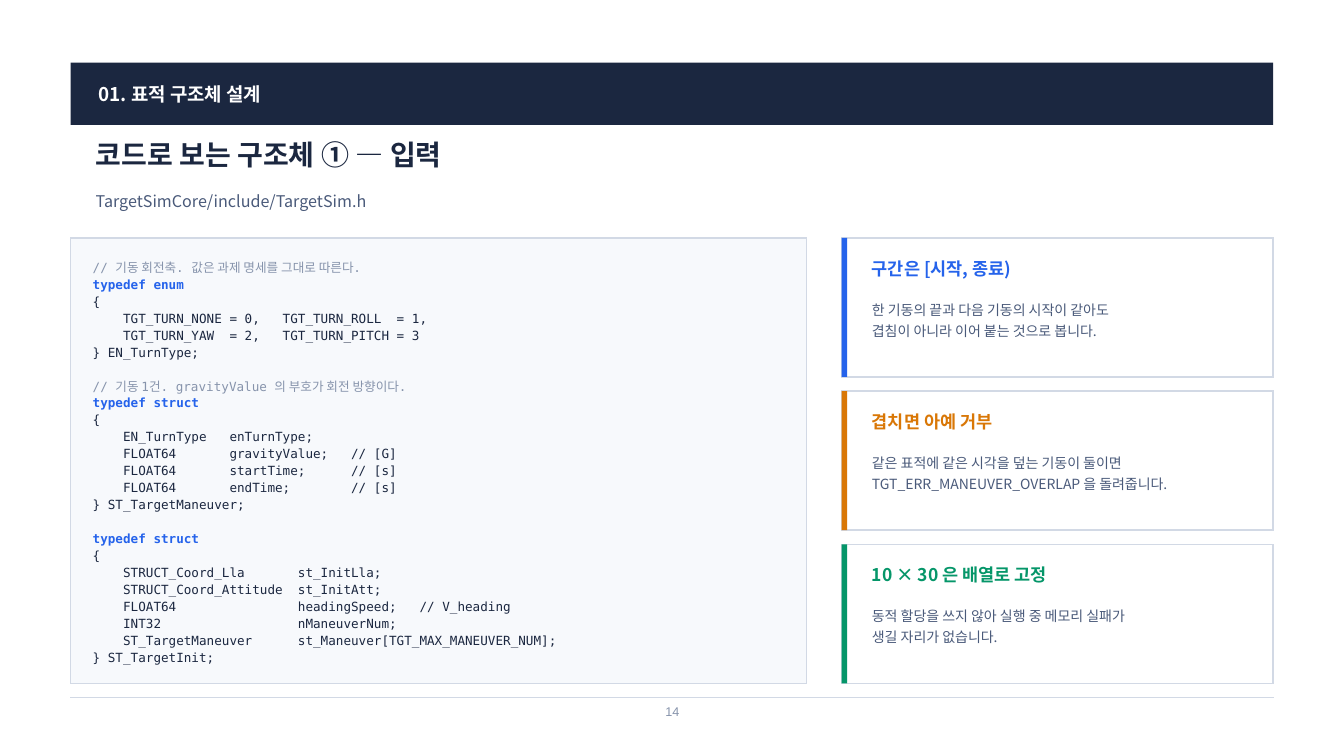
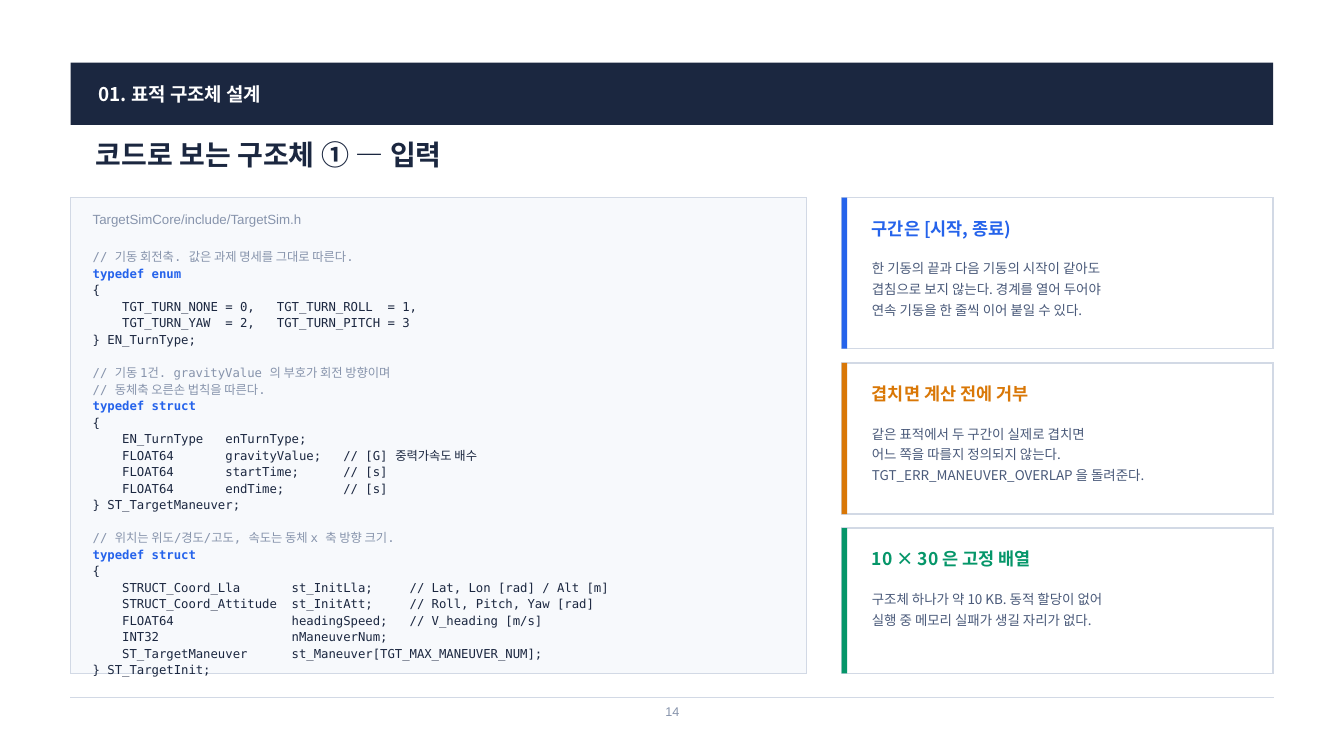
Before and after one commit to harley-hwan/radar-sw-study, a slide deck: slide 14 of Part3_TargetSim/ref/산출물/Chapter3_TargetSim.pptx. Drawn at 1344x756 pixels with LibreOffice and Linux fonts; fonts in the diff are those of the drawing. Boxes give left, top, right and bottom in pixels: in the first picture for what was removed or moved away, otherwise in the second. Text is boxed around its words. In the diff, an @@ line names an element or a change of style, - is before the commit and + after.

```diff
--- a/Part3_TargetSim/ref/산출물/Chapter3_TargetSim.pptx
+++ b/Part3_TargetSim/ref/산출물/Chapter3_TargetSim.pptx
@@ rectangle: place and size @@
-rectangle at (71, 238, 807, 684)
+rectangle at (71, 198, 807, 674)
@@ rectangle: place and size @@
-rectangle at (842, 238, 1273, 377)
+rectangle at (842, 198, 1273, 349)
@@ rectangle: place and size @@
-rectangle at (842, 238, 848, 377)
+rectangle at (842, 198, 848, 349)
@@ text "TargetSimCore/include/TargetSim.h": place and size @@
-text "TargetSimCore/include/TargetSim.h" at (96, 194, 367, 211)
+text "TargetSimCore/include/TargetSim.h" at (93, 214, 302, 227)
@@ text "TargetSimCore/include/TargetSim.h" at (93, 214, 302, 227): size 11.5 to 9.5 pt, font Noto Sans CJK KR to Arial, text colour #4A5A7A to #8794AC @@
@@ text "구간은 [시작, 종료)": place and size @@
-text "구간은 [시작, 종료)" at (872, 260, 1011, 279)
+text "구간은 [시작, 종료)" at (872, 220, 1011, 239)
@@ text at (93, 251, 543, 661): size 9 to 8.8 pt in "// 기동 회전축. 값은 과제 명세를 그대로 ...", "typedef enum", "{", "TGT_TURN_NONE = 0, TGT_TURN_ROLL = 1," and 13 more places @@
@@ text "// 기동 회전축. 값은 과제 ...": place and size @@
-text "// 기동 회전축. 값은 과제 ..." at (93, 261, 556, 648)
+text "// 기동 회전축. 값은 과제 ..." at (93, 251, 609, 661)
@@ text at (872, 262, 1100, 274): size 10 to 9.6 pt in "한 기동의 끝과 다음 기동의 시작이 같아도" @@
@@ text "한 기동의 끝과 다음 기동의 ...": place and size @@
-text "한 기동의 끝과 다음 기동의 ..." at (872, 303, 1109, 337)
+text "한 기동의 끝과 다음 기동의 ..." at (872, 262, 1101, 316)
@@ text at (872, 283, 1101, 316): text changed; size 10 to 9.6 pt @@
-겹침이 아니라 이어 붙는 것으로 봅니다.
+겹침으로 보지 않는다. 경계를 열어 두어야
+연속 기동을 한 줄씩 이어 붙일 수 있다.
@@ text at (115, 367, 390, 395): text changed; size 9 to 8.8 pt @@
-// 기동 1건. gravityValue 의 부호가 회전 방향이다.
+// 기동 1건. gravityValue 의 부호가 회전 방향이며
+// 동체축 오른손 법칙을 따른다.
@@ rectangle: place and size @@
-rectangle at (842, 391, 1273, 530)
+rectangle at (842, 363, 1273, 514)
@@ rectangle: place and size @@
-rectangle at (842, 391, 848, 530)
+rectangle at (842, 363, 848, 514)
@@ text at (872, 385, 1028, 402): text changed @@
-겹치면 아예 거부
+겹치면 계산 전에 거부
@@ text at (872, 428, 1144, 482): text changed; size 10 to 9.6 pt @@
-같은 표적에 같은 시각을 덮는 기동이 둘이면
-TGT_ERR_MANEUVER_OVERLAP 을 돌려줍니다.
+같은 표적에서 두 구간이 실제로 겹치면
+어느 쪽을 따를지 정의되지 않는다.
+TGT_ERR_MANEUVER_OVERLAP 을 돌려준다.
@@ text at (122, 450, 477, 463): text changed; size 9 to 8.8 pt @@
-FLOAT64 gravityValue; // [G]
+FLOAT64 gravityValue; // [G] 중력가속도 배수
@@ text at (115, 532, 395, 544): paragraph added @@
+// 위치는 위도/경도/고도, 속도는 동체 x 축 방향 크기.
@@ rectangle: place and size @@
-rectangle at (842, 544, 1273, 684)
+rectangle at (842, 528, 1273, 674)
@@ rectangle: place and size @@
-rectangle at (842, 544, 848, 684)
+rectangle at (842, 528, 848, 674)
@@ text at (872, 550, 1031, 567): text changed @@
-10 × 30 은 배열로 고정
+10 × 30 은 고정 배열
@@ text at (122, 582, 609, 628): text changed; size 9 to 8.8 pt @@
-STRUCT_Coord_Lla st_InitLla;
-STRUCT_Coord_Attitude st_InitAtt;
-FLOAT64 headingSpeed; // V_heading
+STRUCT_Coord_Lla st_InitLla; // Lat, Lon [rad] / Alt [m]
+STRUCT_Coord_Attitude st_InitAtt; // Roll, Pitch, Yaw [rad]
+FLOAT64 headingSpeed; // V_heading [m/s]
@@ text at (872, 592, 1103, 626): text changed; size 10 to 9.6 pt @@
-동적 할당을 쓰지 않아 실행 중 메모리 실패가
-생길 자리가 없습니다.
+구조체 하나가 약 10 KB. 동적 할당이 없어
+실행 중 메모리 실패가 생길 자리가 없다.
```
Also in this commit, not shown: 29 other slides changed, 4 slides added, 1 slide removed, 43 other files.
